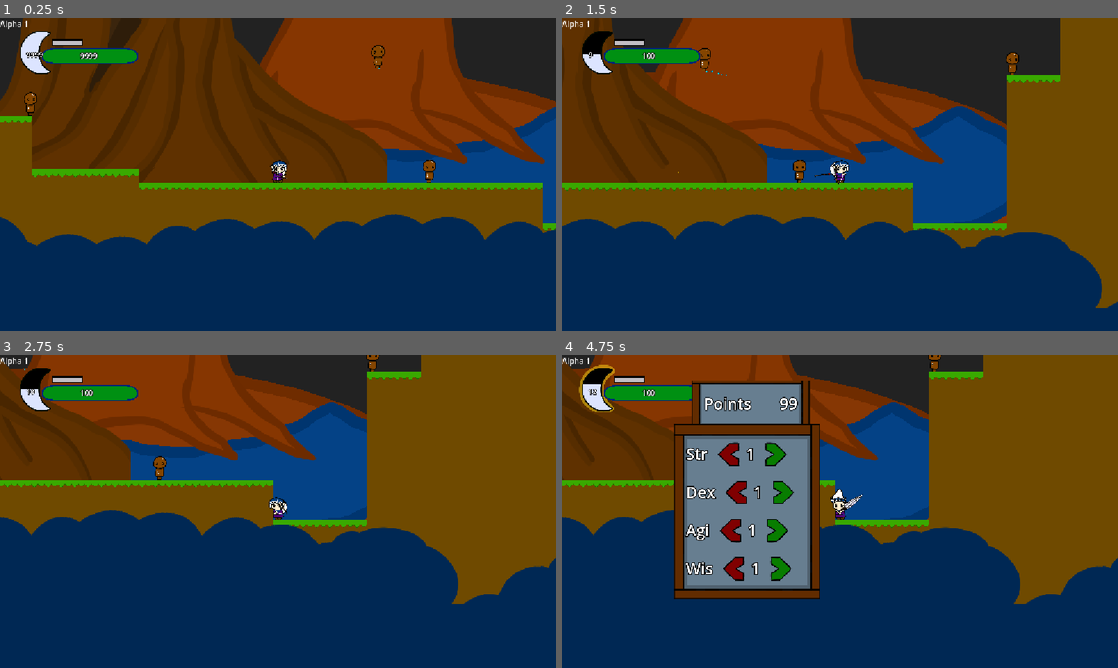
Above: before the commit, frames 1-4 (two rows, left to right).
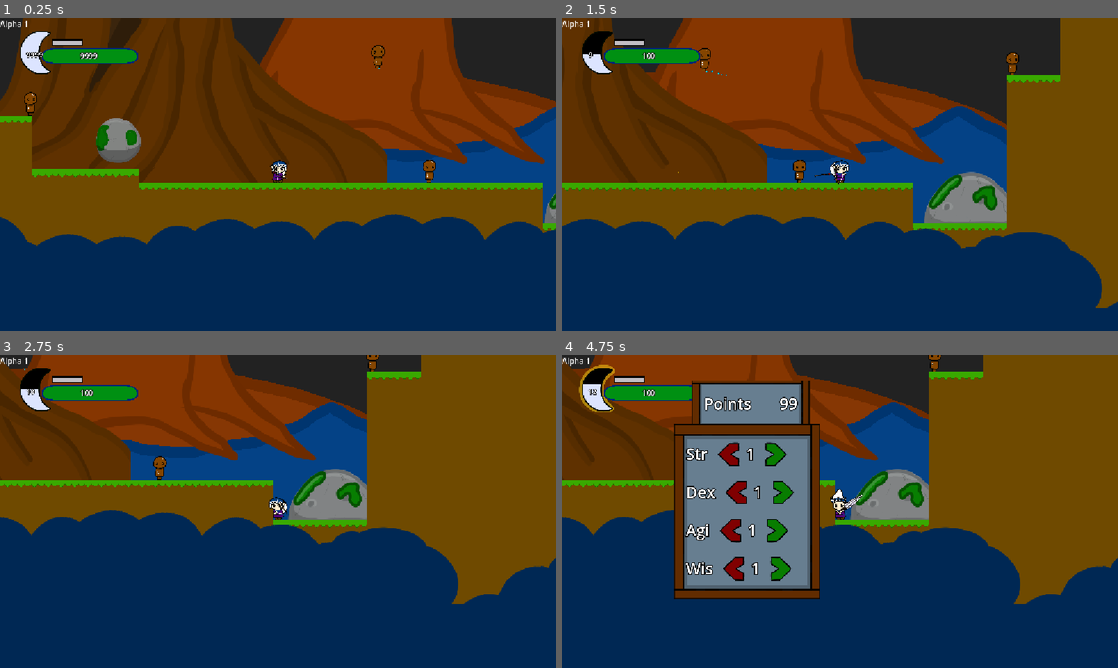
Above: after the commit, the same moments.

Repository: Nelinnia/azure-leaf-forest
Game: Godot game, scene res://Levels/testing_level.tscn
Same seed, same stepped clock (60 frames per second), same inputs: the game is played once before the commit and once after it.
Inputs (mouse positions are in pixels of both pictures, inside the frame that each line leads up to):
- Up to frame 1 (0.25 s): no input
- Up to frame 2 (1.5 s): move the mouse to (962, 158) at 0.52 s; hold Q (magic) 0.53-1.28 s; hold D (move_right) from 0.53 s (still down); click (962, 158) at 0.67 s; tap Space (jump) at 0.77 s; move the mouse to (728, 190) at 1.27 s; click (728, 190) at 1.35 s
- Up to frame 3 (2.75 s): tap Space (jump) at 1.52 s; tap Q (magic) at 1.55 s; move the mouse to (333, 442) at 2.02 s; release D (move_right) at 2.03 s; hold A (move_left) from 2.03 s (still down); hold Q (magic) from 2.03 s (still down)
- Up to frame 4 (4.75 s): move the mouse to (812, 574) at 2.77 s; release A (move_left) at 2.78 s; release Q (magic) at 2.78 s; hold D (move_right) 2.78-4.28 s; tap P (stat_panel) at 2.85 s; click (812, 574) at 2.92 s; tap Space (jump) at 3.02, 3.77, 4.52 s; tap Q (magic) at 3.05, 3.8, 4.35 s; move the mouse to (1006, 558) at 3.52 s; hold Tab (weapon_swap) 3.53-4.28 s; move the mouse to (673, 464) at 4.27 s; hold A (move_left) from 4.28 s (still down)

The runs differ from the first frame. In frame 1, 1.1% of the frame differs, in the area x 17-100%, y 32-66%; in frame 2, 2.0%, in the area x 65-80%, y 49-66%; in frame 3, 1.9%; in frame 4, 1.9%.

Commit message:
added a movable boulder

Diff:
--- a/Editor/Crit Area/CritArea.gd
+++ b/Editor/Crit Area/CritArea.gd
@@ -1,4 +1,4 @@
-@icon("res://Editor/CritArea2D.png")
+@icon("res://Editor/Crit Area/CritArea2D.png")
 class_name CritArea2D
 extends Area2D
 
--- /dev/null
+++ b/Editor/Hurt Box/hurt_box.gd
@@ -0,0 +1,13 @@
+class_name HurtBox
+
+extends Area2D
+
+@export var node: Node2D
+
+
+func _ready() -> void:
+	assert(node != null and node.has_method("take_damage"), "HurtBox node needs take_damage")
+
+func take_damage(damage: int, source_position: Vector2 = global_position) -> void:
+	print("hurtbox took damage: ", damage)
+	node.take_damage(damage, source_position)
--- /dev/null
+++ b/Levels/Art/Rocks/Round Boulder/Movable_Boulder.gd
@@ -0,0 +1,35 @@
+class_name Rock
+extends CharacterBody2D
+
+
+@onready var boulder_sprite: Sprite2D = %BoulderSprite
+@onready var hurt_box_collision: CollisionShape2D = %HurtBoxCollision
+
+
+
+const KNOCKBACK_PER_DAMAGE :int= 8
+
+
+
+
+func _physics_process(delta: float) -> void:
+	if not is_on_floor():
+		velocity.y += get_gravity().y * delta
+	velocity.x = move_toward(velocity.x, 0.0 , 200.0 * delta)
+	move_and_slide()
+	_roll(delta)
+
+
+
+func _roll(delta: float) -> void:
+	if absf(velocity.x) > 1.0:
+		boulder_sprite.rotation += velocity.x * 0.01 * delta
+
+func take_damage(damage: int, player_position: Vector2 = global_position) -> void:
+	if Player.instance:
+		player_position = Player.instance.global_position
+
+	var push_direction := signf(global_position.x - player_position.x)
+	if push_direction == 0.0:
+		push_direction = 1.0
+	velocity.x = push_direction * damage * KNOCKBACK_PER_DAMAGE
--- /dev/null
+++ b/Levels/Art/Rocks/Round Boulder/round_boulder_01.tscn
@@ -0,0 +1,41 @@
+[gd_scene format=3 uid="uid://wlj4qhfjgwy0"]
+
+[ext_resource type="Texture2D" uid="uid://bd3lhf2rfolqw" path="res://Levels/Art/Rocks/Round Boulder/Round_Moss_Boulder_01.png" id="1_5wwar"]
+[ext_resource type="Script" uid="uid://y6knwoet7rtv" path="res://Levels/Art/Rocks/Round Boulder/Movable_Boulder.gd" id="1_gr63u"]
+[ext_resource type="Texture2D" uid="uid://dp1br5jfs3cck" path="res://Levels/Art/Rocks/Round Boulder/Round_Moss_Boulder_01_Lightmap.png" id="2_gr63u"]
+[ext_resource type="Script" uid="uid://bpqby5qtoytng" path="res://Editor/Hurt Box/hurt_box.gd" id="4_fikhs"]
+
+[sub_resource type="CircleShape2D" id="CircleShape2D_nq3hm"]
+radius = 112.00446
+
+[node name="RoundBoulder" type="CharacterBody2D" unique_id=1374816385]
+scale = Vector2(0.5, 0.5)
+collision_mask = 3
+script = ExtResource("1_gr63u")
+
+[node name="BoulderCollision" type="CollisionShape2D" parent="." unique_id=1092774083]
+unique_name_in_owner = true
+z_index = 1
+position = Vector2(-2, -5)
+shape = SubResource("CircleShape2D_nq3hm")
+debug_color = Color(0.4407947, 0.25643566, 0.0759765, 0.41960785)
+
+[node name="BoulderSprite" type="Sprite2D" parent="." unique_id=136541131]
+unique_name_in_owner = true
+texture = ExtResource("1_5wwar")
+
+[node name="LightMap" type="Sprite2D" parent="." unique_id=2103817487]
+texture = ExtResource("2_gr63u")
+
+[node name="HurtBox" type="Area2D" parent="." unique_id=780113002 node_paths=PackedStringArray("node")]
+collision_layer = 4
+collision_mask = 12
+script = ExtResource("4_fikhs")
+node = NodePath("..")
+
+[node name="HurtBoxCollision" type="CollisionShape2D" parent="HurtBox" unique_id=1956430380]
+unique_name_in_owner = true
+z_index = 1
+position = Vector2(-2, -5)
+shape = SubResource("CircleShape2D_nq3hm")
+debug_color = Color(0.7183835, 0.024232581, 0.13596082, 0.41960785)
--- a/Levels/testing_level.tscn
+++ b/Levels/testing_level.tscn
@@ -17,6 +17,7 @@
 [ext_resource type="PackedScene" uid="uid://b658wvd0wl8rp" path="res://NPCs/PracticeTarget/moving_target.tscn" id="11_m1lqy"]
 [ext_resource type="Texture2D" uid="uid://dap7bpa4l0syt" path="res://Levels/Art/Trees/BG Tree/BG_Tree_Base_01.png" id="12_7vwpx"]
 [ext_resource type="Texture2D" uid="uid://c38swy2qjjtml" path="res://Levels/Art/Trees/BG Tree/BG_Tree_Top_01.png" id="13_l15r3"]
+[ext_resource type="Texture2D" uid="uid://c162hfvt2xh77" path="res://Levels/Art/Rocks/Half_Circle_Moss_Bolder_01.png" id="15_x6k0l"]
 [ext_resource type="Texture2D" uid="uid://bw5ayc77wv18s" path="res://Levels/Art/Terain/Hill_Baren_01.png" id="15_xie0y"]
 [ext_resource type="Texture2D" uid="uid://b1cj61qqjqsef" path="res://Levels/Art/Terain/Blue_Leave_Ring_01.png" id="16_yvu5s"]
 [ext_resource type="Script" uid="uid://doatmwmtm5ifv" path="res://Levels/Art/Effects/Fog/fog_spawners.gd" id="19_dl464"]
@@ -27,6 +28,7 @@
 [ext_resource type="Script" uid="uid://dc42u6nhx3tis" path="res://Items/Fish/Fish_Item.gd" id="24_f30kk"]
 [ext_resource type="Resource" uid="uid://d070ss61n4et4" path="res://Items/Fish/Elephant_Fish/Elephant_Fish.tres" id="25_fidev"]
 [ext_resource type="Resource" uid="uid://dgtv2aduba4s2" path="res://Items/Fish/Amethyst_Shell/Amethyst_Shell.tres" id="27_um4e2"]
+[ext_resource type="PackedScene" uid="uid://wlj4qhfjgwy0" path="res://Levels/Art/Rocks/Round Boulder/round_boulder_01.tscn" id="29_mt4hw"]
 
 [sub_resource type="Curve2D" id="Curve2D_7vwpx"]
 _data = {
@@ -340,6 +342,10 @@
 texture = ExtResource("9_7cpc5")
 flip_h = true
 
+[node name="HalfCircleMossBolder01" type="Sprite2D" parent="Back2round1" unique_id=1324576530]
+position = Vector2(618, 113)
+texture = ExtResource("15_x6k0l")
+
 [node name="Background2" type="Parallax2D" parent="." unique_id=1661439753]
 z_index = -10
 scroll_scale = Vector2(0.85, 1)
@@ -423,3 +429,6 @@
 position = Vector2(160, 77)
 shape = SubResource("RectangleShape2D_xplfv")
 debug_color = Color(0.7117561, 0.30348817, 0.940027, 0.41960785)
+
+[node name="RoundBoulder" parent="." unique_id=1765137258 instance=ExtResource("29_mt4hw")]
+position = Vector2(-402, -130)
--- a/Player/Weapons/Fishing Rod/lure.gd
+++ b/Player/Weapons/Fishing Rod/lure.gd
@@ -23,7 +23,7 @@
 
 const GRAVITY :float= 800.0
 const BITE_CHANCE :float= 0.2
-const REACT_TIME :float= 2.0
+const REACT_TIME :float= 1.0
 
 var state :Lure_State= Lure_State.CASTING
 var current_area :LureArea= null
--- a/Player/player.gd
+++ b/Player/player.gd
@@ -3,6 +3,7 @@
 
 
 signal weapon_changed(new_weapon: Weapon_State)
+static var instance: Player
 
 @onready var hair_back: Sprite2D = %HairBack
 @onready var hair_animated_sprite: AnimatedSprite2D = %HairAnimatedSprite
@@ -12,6 +13,12 @@
 @onready var levelup_sprite: Sprite2D = %LevelupSprite
 
 
+@onready var footstep_audio: AudioStreamPlayer2D = $FootstepAudio
+const FOOTSTEP_01 = preload("uid://bhpvt505xbkhr")
+const FOOTSTEP_02 = preload("uid://cvmp2j7j8s6ld")
+const FOOTSTEP_03 = preload("uid://cd0ecibidwmov")
+var footstep_array :Array= []
+
 
 var player_health :int= PlayerStats.player_hp
 var player_mana :int= PlayerStats.player_mana
@@ -91,10 +98,11 @@
 var direction_x :float= 0.0
 var is_facing_left :bool= false
 var is_boosting :bool= false
-#@export var voost_lockout_duratioin :float= 0.25 #look into if this is being used anywhere
+
 var current_gravity :float= 0.0
 
 func _ready() -> void:
+	instance = self
 	_transition_to_state(current_state)
 	weapon_sword.setup(self)
 	weapon_bow.setup(self)
@@ -103,6 +111,7 @@
 	PlayerStats.health_changed.connect(_on_health_changed)
 	PlayerStats.level_changed.connect(_on_level_up)
 	PlayerStats.stat_changed.connect(_on_stat_change)
+	footstep_array = [FOOTSTEP_01, FOOTSTEP_02, FOOTSTEP_03]
 	_swap_weapon()
 	coyote_timer.wait_time = 0.1
 	coyote_timer.one_shot = true
@@ -256,6 +265,10 @@
 		hair_back.visible = true
 		animated_sprite.play("run")
 		animation_player.play("run")
+		if not footstep_audio.playing:
+			footstep_audio.stream = footstep_array.pick_random()
+			footstep_audio.play()
+
 	else:
 		velocity.x = move_toward(velocity.x, 0, deceleration * delta)
 
--- a/Player/player.tscn
+++ b/Player/player.tscn
@@ -685,6 +685,11 @@
 position = Vector2(-0.5, 0.5)
 shape = SubResource("RectangleShape2D_nq3hm")
 
+[node name="FootstepAudio" type="AudioStreamPlayer2D" parent="." unique_id=1419976433]
+volume_db = -15.0
+max_polyphony = 10
+bus = &"Sfx"
+
 [node name="ChargeTimer" type="Timer" parent="." unique_id=106411532]
 unique_name_in_owner = true
 wait_time = 1.0499999999999998
--- a/Player/weapon_sword.gd
+++ b/Player/weapon_sword.gd
@@ -115,6 +115,7 @@
 	return (PlayerStats.get_magic_damage_bonus() * multiplier)
 
 func _on_area_entered(other_area: Area2D) -> void:
+	#print("area entered: ", other_area.name)
 	if other_area.has_method("take_damage"):
 		other_area.take_damage(get_sword_damage(charge_level))
 		if mana_consumed:
Not shown, added: Editor/Hurt Box/hurt_box.gd.uid
Binary file added: Levels/Art/Rocks/Half_Circle_Moss_Bolder_01.png
Not shown, added: Levels/Art/Rocks/Half_Circle_Moss_Bolder_01.png.import
Not shown, added: Levels/Art/Rocks/Round Boulder/Movable_Boulder.gd.uid
Binary file added: Levels/Art/Rocks/Round Boulder/Round_Moss_Boulder_01.png
Not shown, added: Levels/Art/Rocks/Round Boulder/Round_Moss_Boulder_01.png.import
Binary file added: Levels/Art/Rocks/Round Boulder/Round_Moss_Boulder_01_Lightmap.png
Not shown, added: Levels/Art/Rocks/Round Boulder/Round_Moss_Boulder_01_Lightmap.png.import
Not shown: 2 places in Levels/testing_level.tscn that only renumber resources
